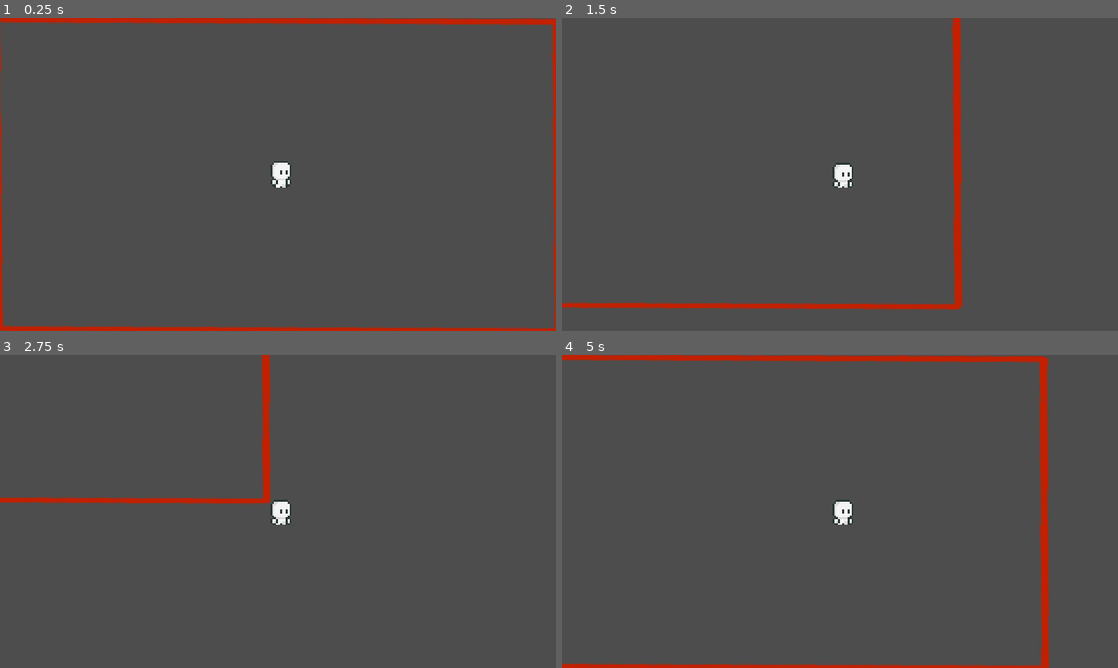
Above: before the commit, frames 1-4 (two rows, left to right).
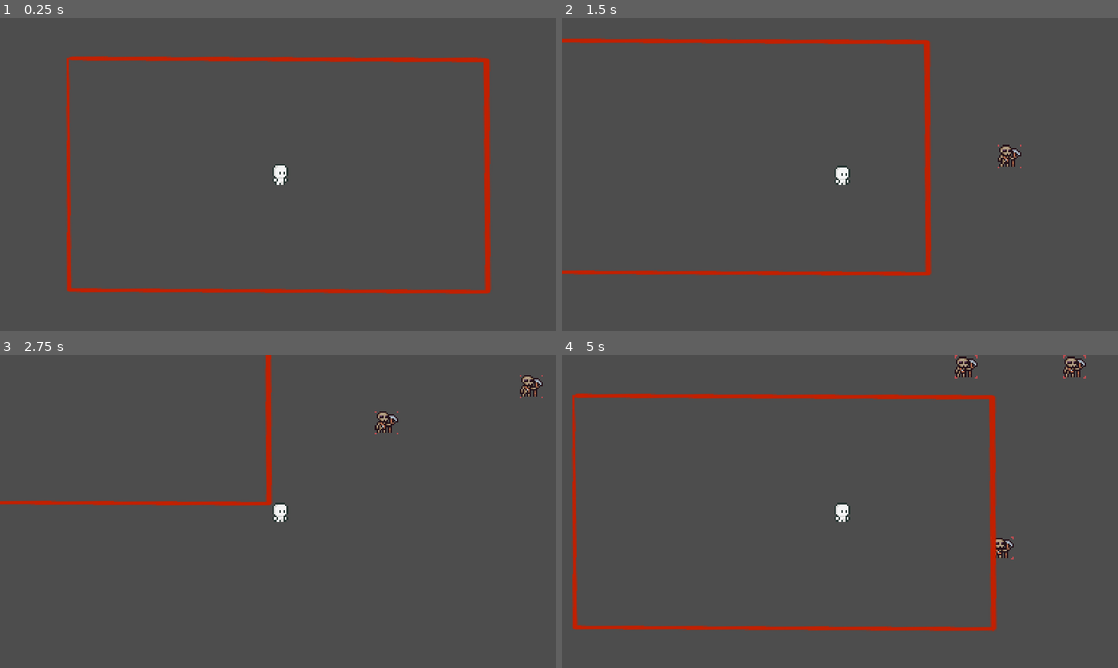
Above: after the commit, the same moments.

Repository: Jrees98/Restaurant_Slasher
Game: Godot game, scene res://Scenes/dungeon.tscn
Two runs of this game, one before a commit and one after it. Both use one fixed random seed, a clock stepped at 60 frames per second and the inputs below. This scene is started directly instead of the project's main scene.
Inputs:
- Up to frame 1 (0.25 s): no input
- Up to frame 2 (1.5 s): hold D (move_right) 0.53-1.28 s; hold S (move_down) from 1.28 s (still down)
- Up to frame 3 (2.75 s): release S (move_down) at 2.03 s; hold D (move_right) from 2.03 s (still down)
- Up to frame 4 (5 s): release D (move_right) at 2.78 s; hold W (move_up) 2.78-3.53 s; hold A (move_left) from 3.53 s (still down)

The runs differ from the first frame. In frame 1, 7.6% of the frame differs, in the area x 0-100%, y 0-100%; in frame 2, 5.8%; in frame 3, 2.3%; in frame 4, 8.4%, in the area x 0-95%, y 0-100%.

Commit message:
add enemy movement logic

Diff:
--- a/Scenes/dungeon.tscn
+++ b/Scenes/dungeon.tscn
@@ -10,7 +10,7 @@
 
 [node name="Camera2D" type="Camera2D" parent="CharacterBody2D"]
 position = Vector2(-1, 0)
-zoom = Vector2(4, 4)
+zoom = Vector2(3, 3)
 
 [node name="DungeonGraphics" type="Node" parent="."]
 
--- a/Scenes/enemy_spawner.tscn
+++ b/Scenes/enemy_spawner.tscn
@@ -14,4 +14,10 @@
 [node name="Timer" type="Timer" parent="."]
 autostart = true
 
+[node name="Marker2D3" type="Marker2D" parent="."]
+position = Vector2(150, 2.08165e-12)
+
+[node name="Marker2D4" type="Marker2D" parent="."]
+position = Vector2(150, 25)
+
 [connection signal="timeout" from="Timer" to="." method="_on_timer_timeout"]
--- a/Scenes/player.tscn
+++ b/Scenes/player.tscn
@@ -105,7 +105,7 @@
 radius = 4.35155
 height = 9.5645
 
-[node name="CharacterBody2D" type="CharacterBody2D"]
+[node name="Player" type="CharacterBody2D"]
 script = ExtResource("1_wydkl")
 
 [node name="AnimatedSprite2D" type="AnimatedSprite2D" parent="."]
--- a/Scripts/enemy_one.gd
+++ b/Scripts/enemy_one.gd
@@ -1 +1,25 @@
 extends CharacterBody2D
+@onready var player = get_node("/root/Dungeon/Player")
+var entered : bool
+var speed : int = 100
+var direction : Vector2
+
+func _ready():
+	var screen_rect = get_viewport_rect()
+	entered = false
+	#pick a direction for the entrance
+	var dist = screen_rect.get_center() - position
+	#check if need to move horizontally or vertically
+	if abs(dist.x) > abs(dist.y):
+		#move horizontally
+		direction.x = dist.x
+		direction.y = 0
+	else:
+		#move vertically
+		direction.x = 0
+		direction.y = dist.y
+
+func _physics_process(delta):
+	direction = direction.normalized()
+	velocity = direction * speed
+	move_and_slide()
